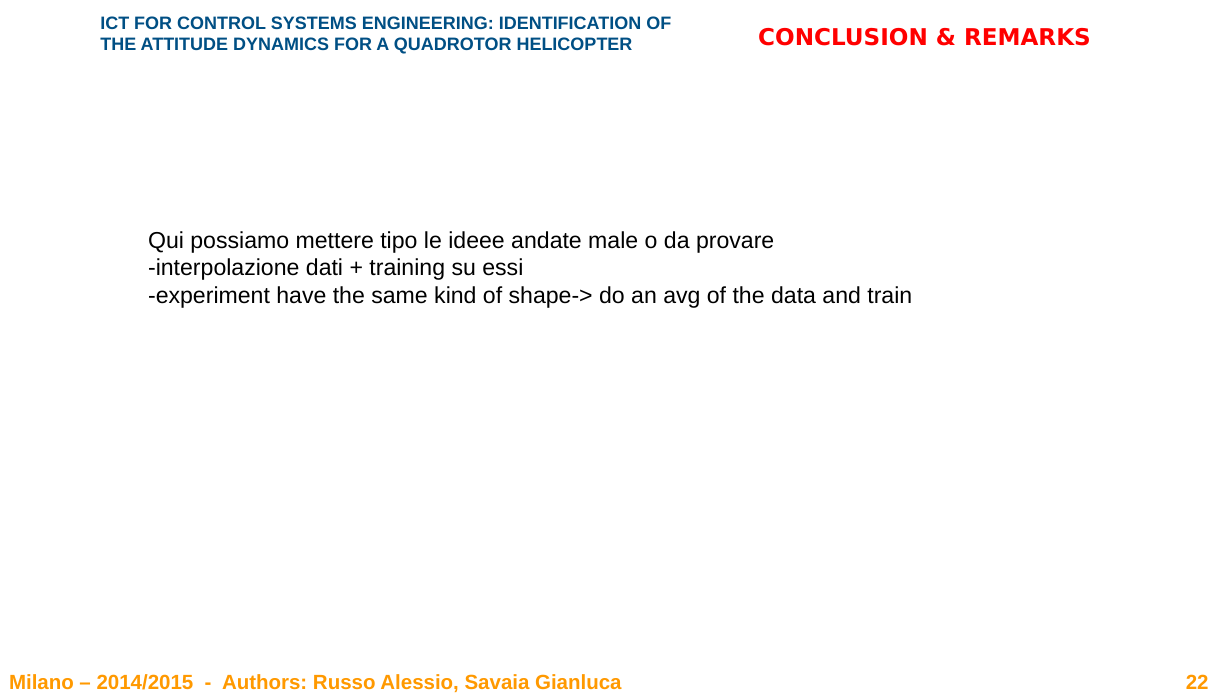
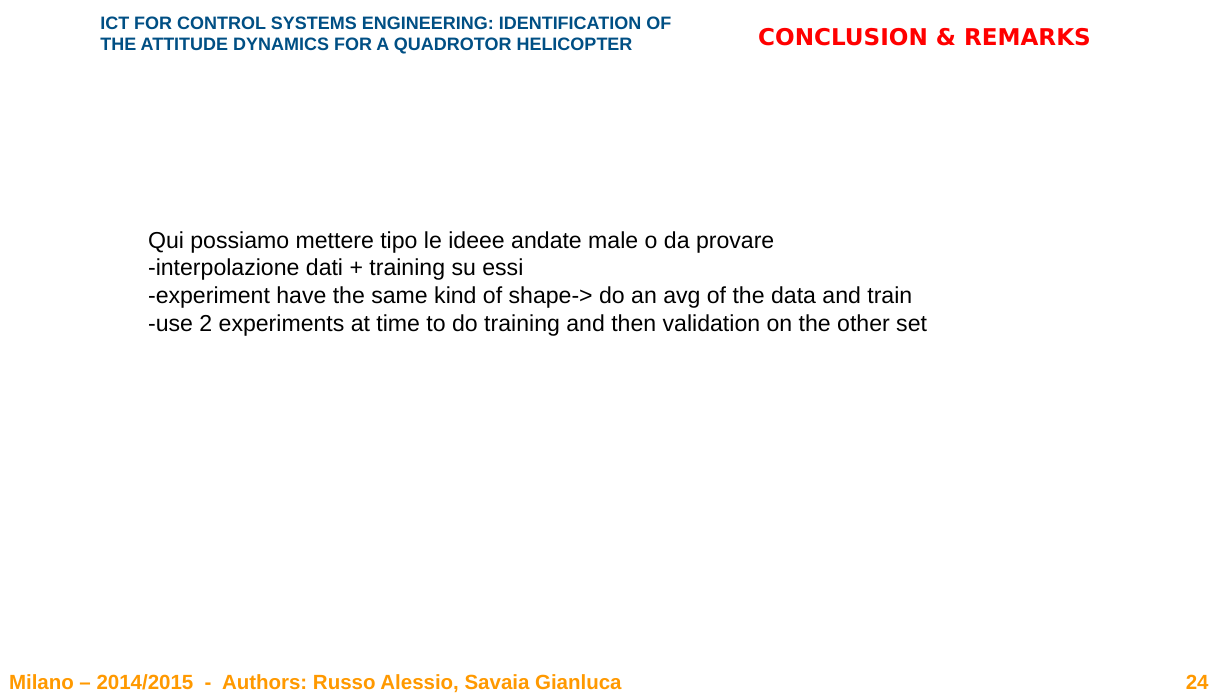
Before and after one commit to rssalessio/BlackBox-Quadrotor-Identification, a slide deck: slide 24 of report/Report.pptx (slide 22 before the commit). Drawn at 1232x693 pixels with LibreOffice and Linux fonts; fonts in the diff are those of the drawing; background and template pictures are left out. Boxes give left, top, right and bottom in pixels: in the first picture for what was removed or moved away, otherwise in the second. Text is boxed around its words. In the diff, an @@ line names an element or a change of style, - is before the commit and + after.

```diff
--- a/report/Report.pptx
+++ b/report/Report.pptx
@@ text at (x1=148, y1=314, x2=927, y2=336): paragraph added @@
+-use 2 experiments at time to do training and then validation on the other set
@@ page number at (x1=1186, y1=674, x2=1209, y2=689): text changed @@
-22
+24
```
Also in this commit, not shown: 2 other slides changed, 2 slides added, 1 other file.
